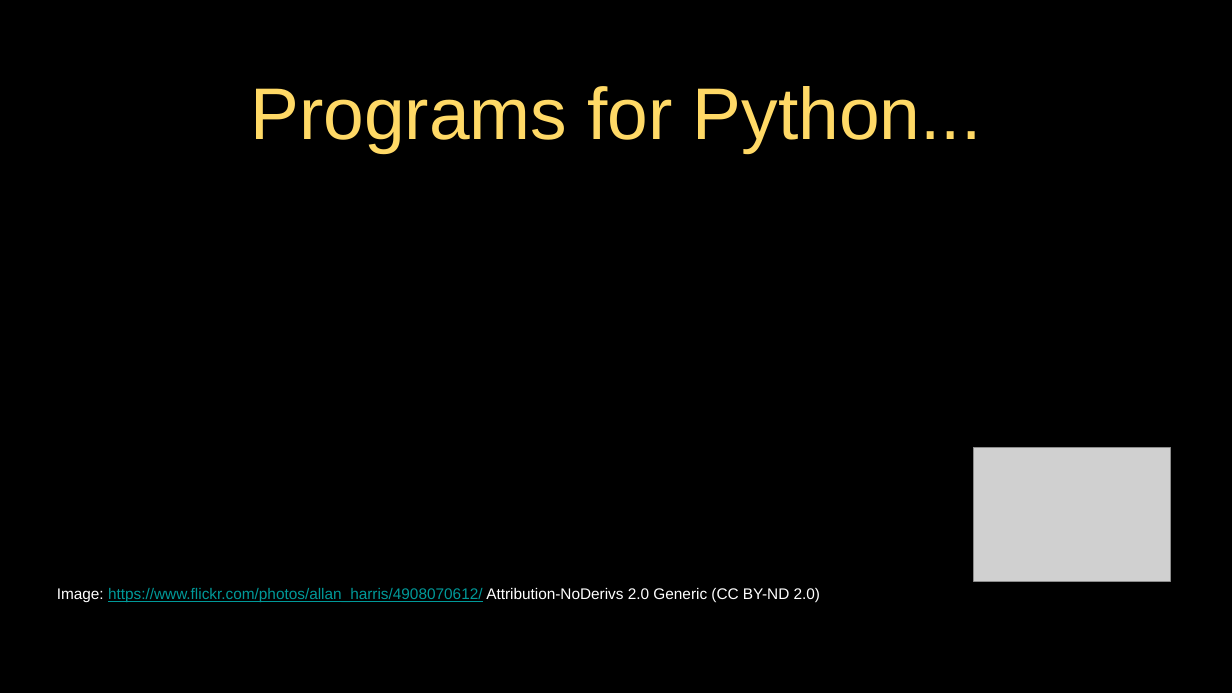
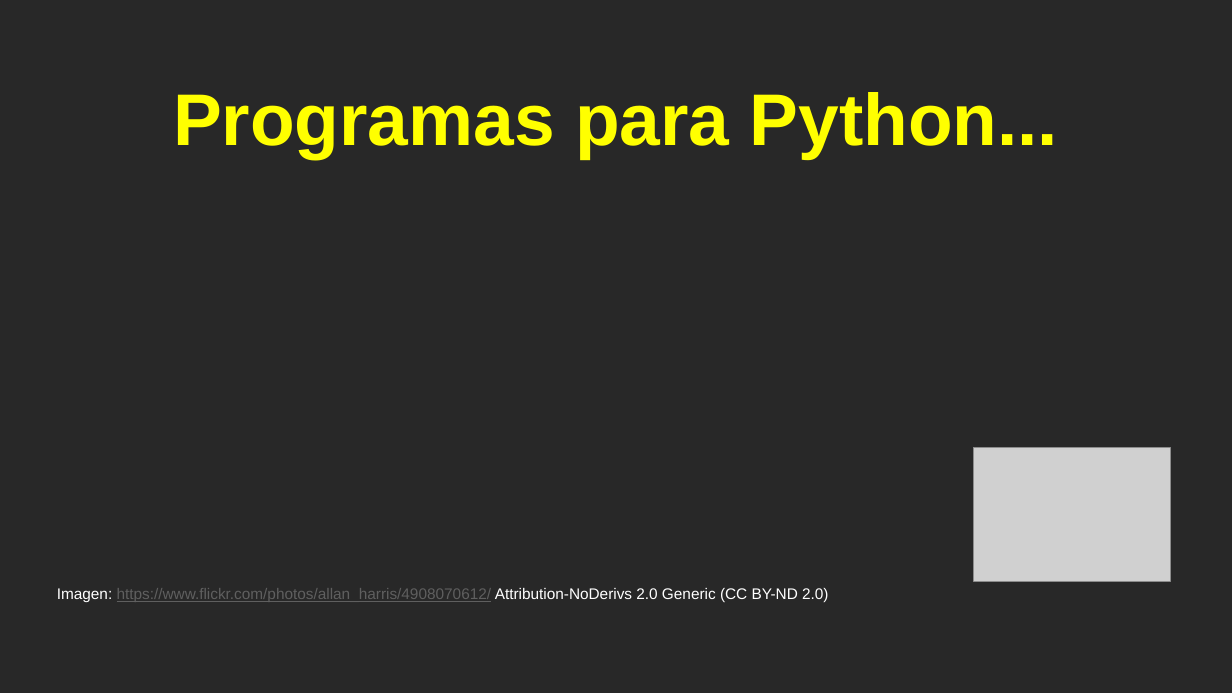
Before and after one commit to csev/py4e, a slide deck: slide 13 of lectures3/Pythonlearn-01-Intro.pptx. Drawn at 1232x693 pixels with LibreOffice and Linux fonts; fonts in the diff are those of the drawing; grey boxes stand for pictures. Boxes give left, top, right and bottom in pixels: in the first picture for what was removed or moved away, otherwise in the second. Text is boxed around its words. In the diff, an @@ line names an element or a change of style, - is before the commit and + after.

```diff
--- a/lectures3/Pythonlearn-01-Intro.pptx
+++ b/lectures3/Pythonlearn-01-Intro.pptx
@@ background #000000 to #282828 @@
@@ title at [173,92,1058,159]: text changed; text colour #FFD966 to #FFFF00; bold on @@
-Programs for Python...
+Programas para Python...
@@ text at [57,588,828,602]: text changed; text colour #009999 to #5F5F5F @@
-Image: https://www.flickr.com/photos/allan_harris/4908070612/ Attribution-NoDerivs 2.0 Generic (CC BY-ND 2.0)
+Imagen: https://www.flickr.com/photos/allan_harris/4908070612/ Attribution-NoDerivs 2.0 Generic (CC BY-ND 2.0)
@@ rectangle removed at [0,633,1232,693] @@
```
Also in this commit, not shown: 15 other slides changed, 29 slides added, 29 slides removed, 12 other files.
